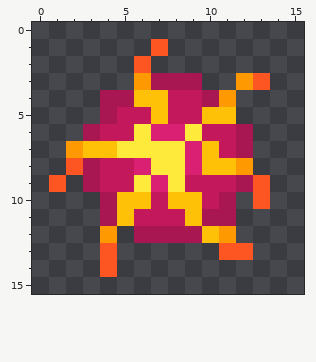
Pixel-art sprite: sprites/mage_magic.png. Above is the file before it was changed.
The file is 16x16 pixels. Colours within 5 levels of each other are drawn and written as one.
After:
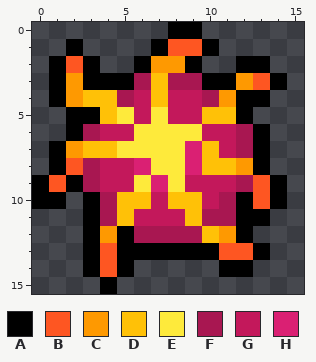
Palette (. is transparent): A #000000  B #fe5622  C #fe9901  D #ffc107  E #feea3b  F #a81751  G #c3185b  H #da2073
The edit:
There is now colour A in row 0 at x 8 to 9; in row 1 at x 2 and 10; in row 2 at x 1, 3, 9 and 12 to 13; in row 3 at x 1, 3 to 5, 10 to 11 and 14; in row 4 at x 1 and 12 to 13; in row 5 at x 2 to 3 and 12.
There is now colour A in row 6 at x 2 and 13; in rows 7 to 8 at x 1 and 13; in row 9 at x 0, 2 and 14; in row 10 at x 0 to 1, 3, 12 and 14; in row 11 at x 3 and 12 to 13; in row 12 at x 3, 5 and 12.
There is now colour A in row 13 at x 3, 5 to 10 and 13; in row 14 at x 3, 5 and 11 to 12; in row 15 at x 4.
The edit turns colour B into colour A in row 1 at x 7; in row 2 at x 6.
There is now colour B in row 1 at x 8 to 9; in row 2 at x 2.
There is now colour C in row 2 at x 7 to 8; in rows 3 to 4 at x 2.
There is now colour D in row 4 at x 3.
The edit turns colour F into colour D in row 3 at x 7; in rows 4 to 5 at x 4.
The edit turns colour D into colour E in row 5 at x 7.
The edit turns colour G into colour E in row 5 at x 5.
The edit turns colour H into colour E in row 6 at x 7 to 8.
The edit turns colour C into colour F in row 3 at x 6.
The edit turns colour D into colour G in row 4 at x 6.
Changed places in both pictures, as pixel boxes (x1, y1, x2, y2):
changed: (32, 22, 287, 294)
